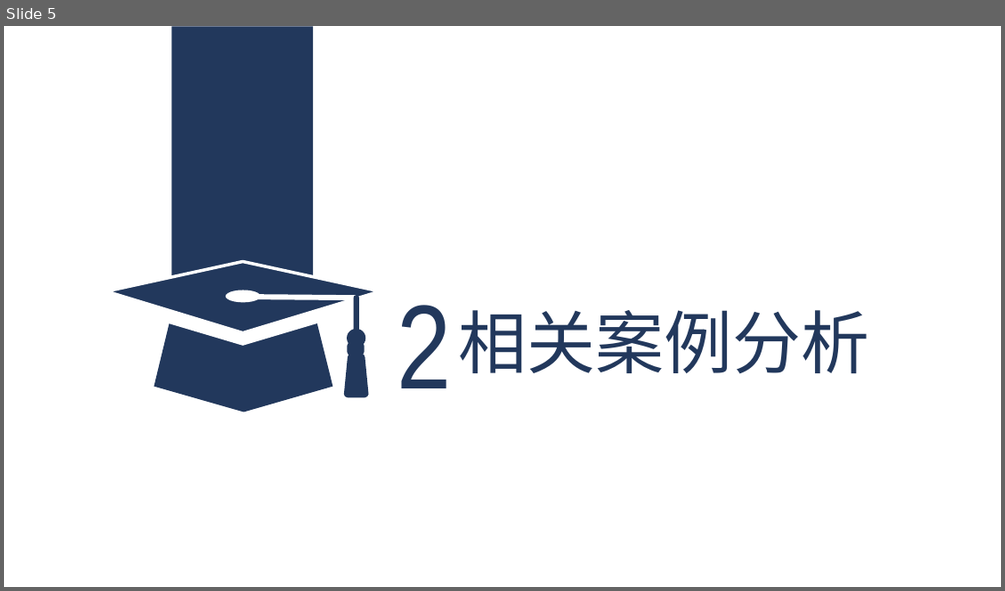
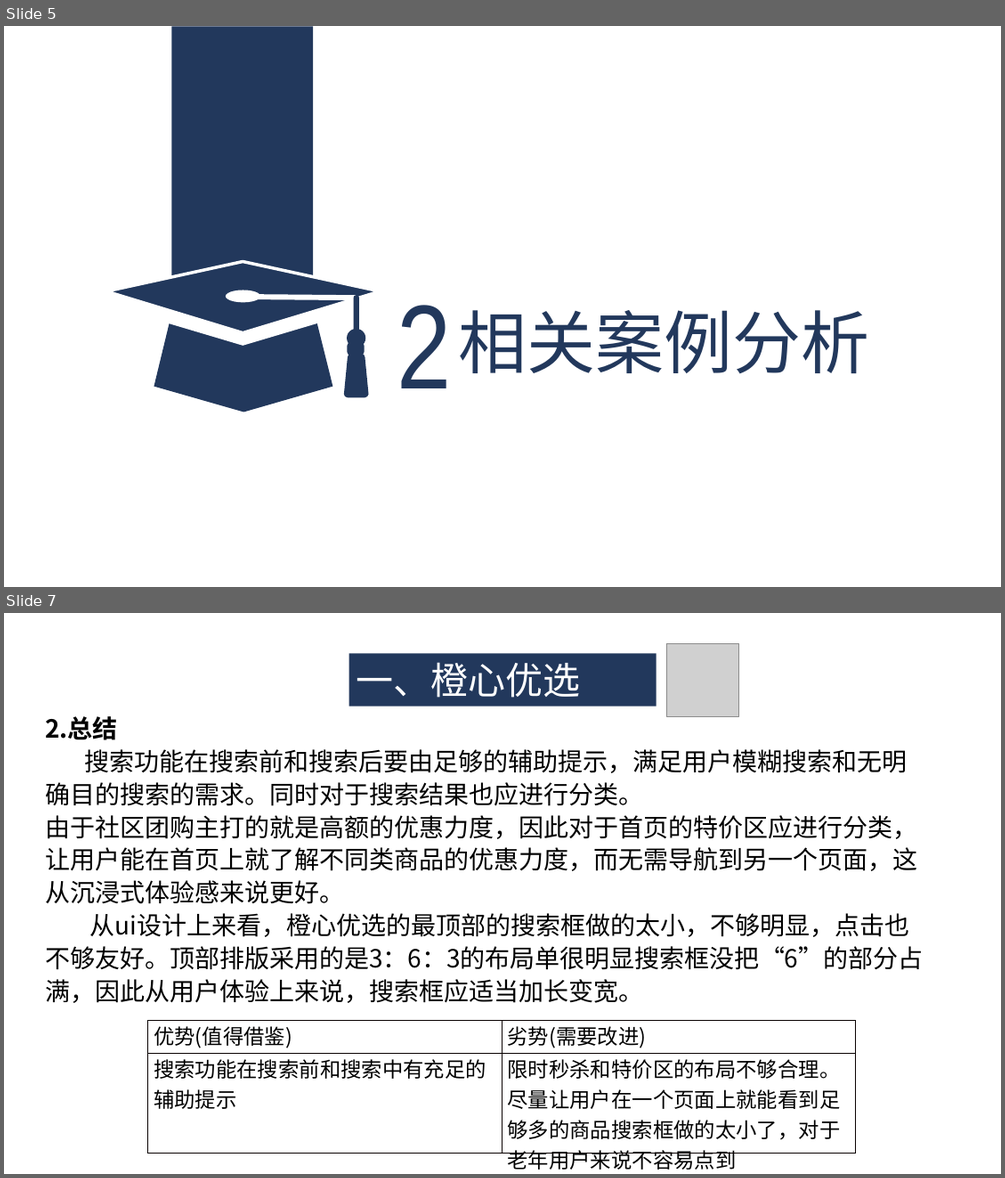
Before and after one commit to ZUCC-SRA2021-G05/Community-GB, a slide deck: 其他/软件项目管理原理与实践/软件项目管理原理与实践-主题确认/G05主题确认.pptx. Shown one above the other, each under a label of ours: slide 5 before the commit, slides 5 and 7 after it; the slides between them are not shown. The pictures are 1005x591 and 1005x1178 pixels, drawn with LibreOffice and Linux fonts; fonts in the diff are those of the drawing; grey boxes stand for pictures. Boxes give left, top, right and bottom in pixels: in the first picture for what was removed or moved away, otherwise in the second. Text is boxed around its words. In the diff, an @@ line names an element or a change of style, - is before the commit and + after.

```diff
--- a/其他/软件项目管理原理与实践/软件项目管理原理与实践-主题确认/G05主题确认.pptx
+++ b/其他/软件项目管理原理与实践/软件项目管理原理与实践-主题确认/G05主题确认.pptx
@@ slide 7 added at [4,613,1001,1174], background #FFFFFF @@
@@ rectangle added at [348,653,656,706], fill #22385C, 36 pt, text #FFFFFF @@
+一、橙心优选
@@ picture added at [666,643,740,717] @@
@@ text added at [45,716,922,1003], 24 pt, text #000000 @@
+2.总结
+搜索功能在搜索前和搜索后要由足够的辅助提示，满足用户模糊搜索和无明确目的搜索的需求。同时对于搜索结果也应进行分类。
+由于社区团购主打的就是高额的优惠力度，因此对于首页的特价区应进行分类，让用户能在首页上就了解不同类商品的优惠力度，而无需导航到另一个页面，这从沉浸式体验感来说更好。
+从ui设计上来看，橙心优选的最顶部的搜索框做的太小，不够明显，点击也不够友好。顶部排版采用的是3：6：3的布局单很明显搜索框没把“6”的部分占满，因此从用户体验上来说，搜索框应适当加长变宽。
@@ table added at [148,1021,856,1173], 2 rows, 2 columns @@
+优势(值得借鉴) | 劣势(需要改进)
+搜索功能在搜索前和搜索中有充足的辅助提示 | 限时秒杀和特价区的布局不够合理。尽量让用户在一个页面上就能看到足够多的商品搜索框做的太小了，对于老年用户来说不容易点到
```
Also in this commit, not shown: 13 other slides added.
